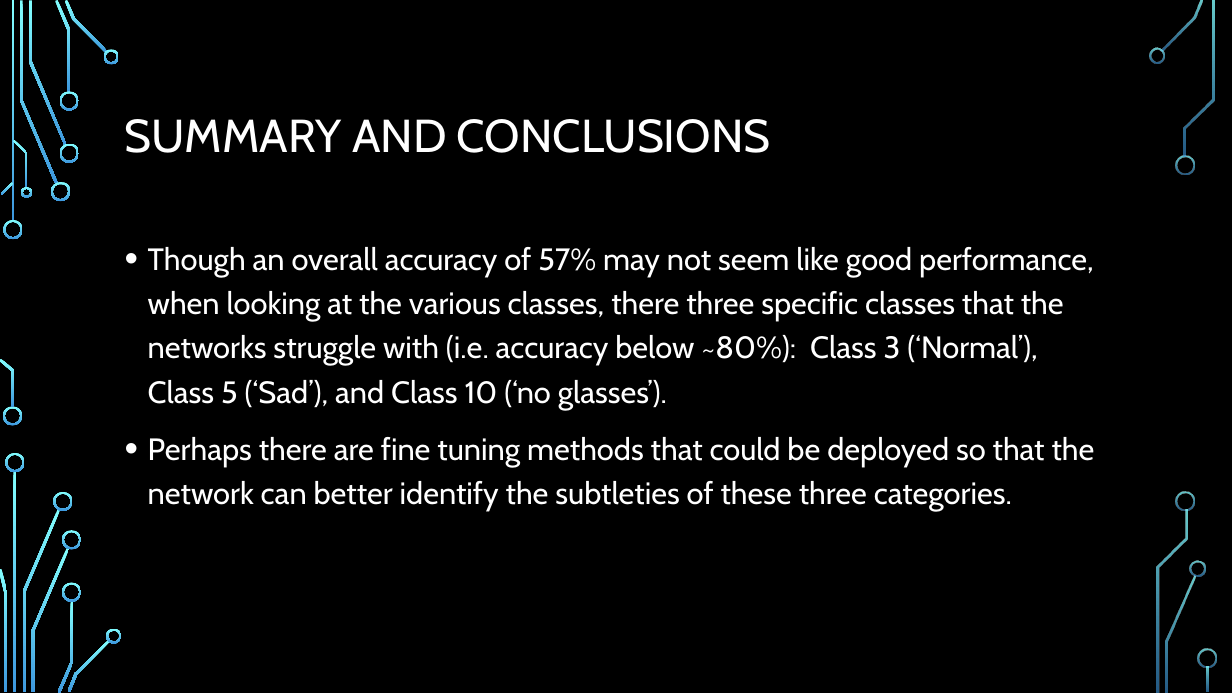
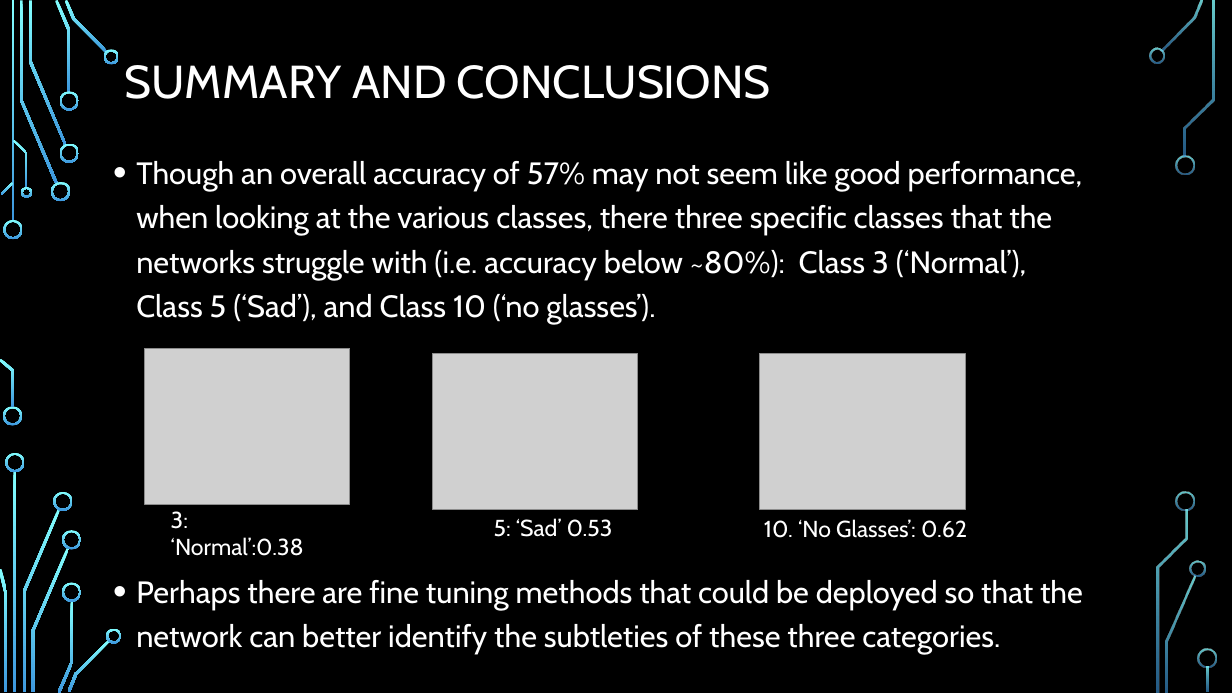
Before and after one commit to NelsonFoster/Final-Project-Group3, a slide deck: slide 18 of Final-Group-Presentation/Final-Project-Group3-Presentation.pptx (slide 16 before the commit). Drawn at 1232x693 pixels with LibreOffice and Linux fonts; fonts in the diff are those of the drawing; grey boxes stand for pictures; background and template pictures are left out. Boxes give left, top, right and bottom in pixels: in the first picture for what was removed or moved away, otherwise in the second. Text is boxed around its words. In the diff, an @@ line names an element or a change of style, - is before the commit and + after.

```diff
--- a/Final-Group-Presentation/Final-Project-Group3-Presentation.pptx
+++ b/Final-Group-Presentation/Final-Project-Group3-Presentation.pptx
@@ title "SUMMARY AND CONCLUSIONS": place and size @@
-title "SUMMARY AND CONCLUSIONS" at [125,119,771,153]
+title "SUMMARY AND CONCLUSIONS" at [125,65,771,99]
@@ text "Though an overall accuracy of ..." rewrapped from [148,247,1095,511] to [136,161,1083,654] @@
@@ picture added at [144,348,349,505] @@
@@ picture added at [433,354,638,510] @@
@@ picture added at [760,354,965,510] @@
@@ text added at [171,511,304,556], 18 pt, text #FFFFFF @@
+3: ‘Normal’:0.38
@@ text added at [494,518,613,537], 18 pt, text #FFFFFF @@
+5: ‘Sad’ 0.53
@@ text added at [764,519,967,538], 18 pt, text #FFFFFF @@
+10. ‘No Glasses’: 0.62
```
Also in this commit, not shown: 4 other slides changed, 2 slides added, 6 other files.
